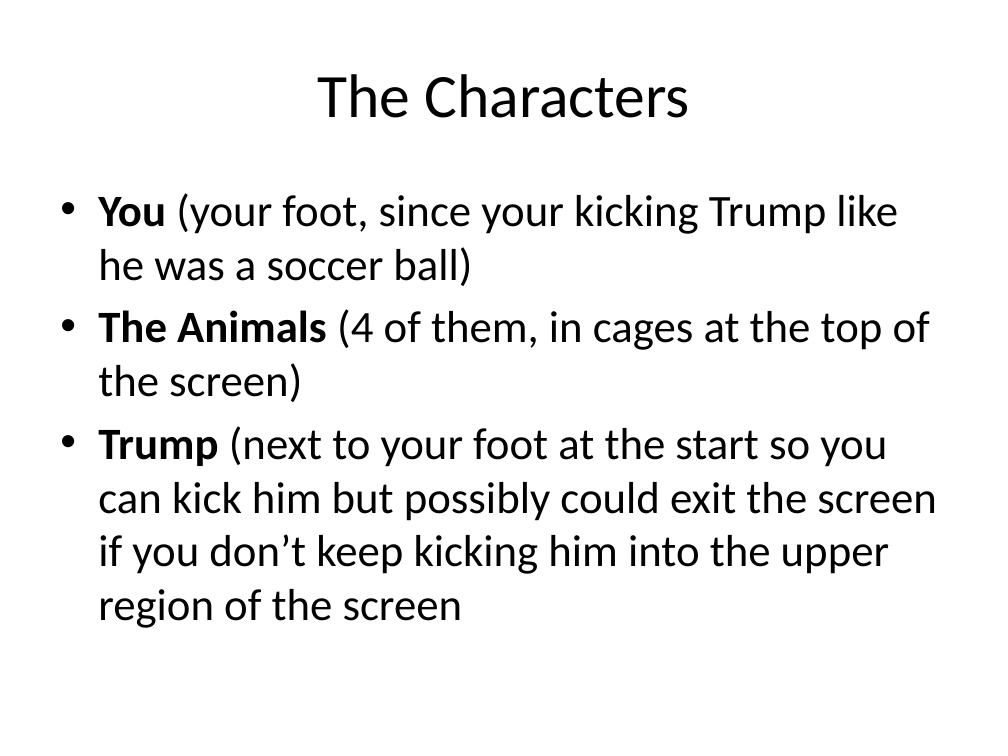
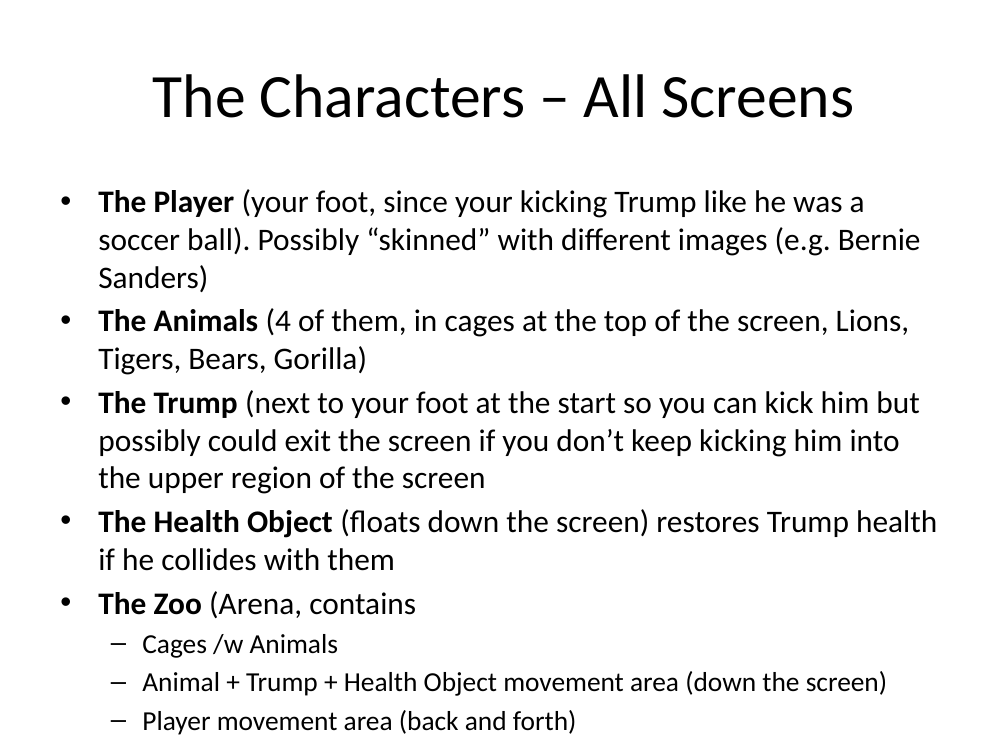
Before and after one commit to javisaurusrex/zookillsoccer, a slide deck: slide 7 of assets/game architecture/ZooKill Soccer Game Design Document.pptx (slide 5 before the commit). Drawn at 1008x756 pixels with LibreOffice and Linux fonts; fonts in the diff are those of the drawing. Boxes give left, top, right and bottom in pixels: in the first picture for what was removed or moved away, otherwise in the second. Text is boxed around its words. In the diff, an @@ line names an element or a change of style, - is before the commit and + after.

```diff
--- a/assets/game architecture/ZooKill Soccer Game Design Document.pptx
+++ b/assets/game architecture/ZooKill Soccer Game Design Document.pptx
@@ title at [153, 74, 855, 118]: text changed @@
-The Characters
+The Characters – All Screens
@@ text at [98, 189, 937, 735]: text changed; size 32 to 22.4 pt @@
-• You (your foot, since your kicking Trump like he was a soccer ball)
-• The Animals (4 of them, in cages at the top of the screen)
-• Trump (next to your foot at the start so you can kick him but possibly could exit the screen if you don’t keep kicking him into the upper region of the screen
+• The Player (your foot, since your kicking Trump like he was a soccer ball). Possibly “skinned” with different images (e.g. Bernie Sanders)
+• The Animals (4 of them, in cages at the top of the screen, Lions, Tigers, Bears, Gorilla)
+• The Trump (next to your foot at the start so you can kick him but possibly could exit the screen if you don’t keep kicking him into the upper region of the screen
+• The Health Object (floats down the screen) restores Trump health if he collides with them
+• The Zoo (Arena, contains
+  – Cages /w Animals
+  – Animal + Trump + Health Object movement area (down the screen)
+  – Player movement area (back and forth)
```
Also in this commit, not shown: 4 other slides changed, 10 slides added, 3 slides removed, 17 other files.
